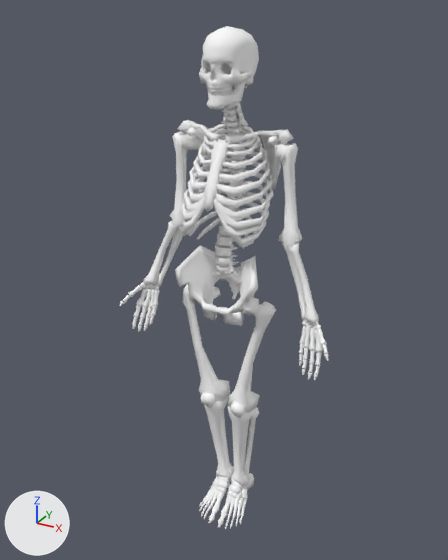
An edit to the glTF model client/public/assets/3d-models/skeleton_walk.glb, drawn before and after from the same camera.
Before and after are seen from a 50 mm lens placed at (19.2, -35.2, 40.4), pointed at (-0.6, 0.9, 22.3). Every picture has the same lights, and +X, +Y and +Z are marked at lower left. Both versions are drawn at frame 29 of the action 'WalkCycle'; the numbers are the values there.

Objects in the first picture: 'BONES_ARM.L', 'BONES_ARM.R', 'BONES_HEAD', 'BONES_LEG.L', 'BONES_LEG.R', 'BONES_PELVIS', 'BONES_RIBCAGE', 'BONES_SPINE'.
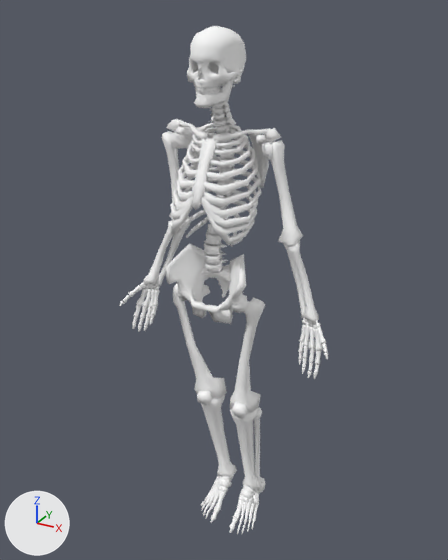
The edits, one by one:
Bone 'PIV_HIPS' (bone_piv_hips) moves from (0.0, 0.0, 0.0) to (0.8, -0.1, 0.1).
Bone 'HUMERUS.L' (bone_humerus_l) turns from (0, 8, -1) to (-10, 10, -9) degrees about its own x, y and z.
Bone 'MCH_forearm.L' (bone_mch_forearm_l) turns from (0, 0, 0) to (8, -1, 16) degrees about its own x, y and z.
Bone 'HAND.L' (bone_hand_l) turns from (0, -8, -1) to (-5, -11, -6) degrees about its own x, y and z.
Bone 'HUMERUS.R' (bone_humerus_r) turns from (1, -5, 0) to (7, -3, -5) degrees about its own x, y and z.
Bone 'RADIUS.R' (bone_radius_r) turns from (0, 0, 0) to (0, 0, 8) degrees about its own x, y and z.
Bone 'ULNA.R' (bone_ulna_r) turns from (0, 0, 1) to (0, 0, 8) degrees about its own x, y and z.
Bone 'MCH_forearm.R' (bone_mch_forearm_r) turns from (0, 0, 0) to (0, 0, 8) degrees about its own x, y and z.
Bone 'MCH_femur.R' (bone_mch_femur_r) turns from (0, -2, -1) to (1, -4, -4) degrees about its own x, y and z.
Bone 'MCH_femur.L' (bone_mch_femur_l) turns from (-1, 2, -1) to (-1, -1, -7) degrees about its own x, y and z.
Bone 'FOOT.L' (bone_foot_l) turns from (1, -1, 1) to (1, -3, -5) degrees about its own x, y and z.
Bone 'CONTROL_HIPS' (bone_control_hips) moves from (0.0, 0.0, 0.0) to (0.8, -0.1, 0.1).

Pixel boxes [x1, y1, x2, y2] of what changed, in the pictures (448 x 560 px):
'BONES_RIBCAGE', posed: before [181, 124, 273, 249]; after [170, 123, 261, 246]
'BONES_LEG.L', posed (36% narrower): before [218, 297, 276, 529]; after [229, 294, 266, 534]
'BONES_ARM.L', posed (12% wider): before [226, 129, 329, 380]; after [213, 128, 328, 379]
'BONES_PELVIS', posed: before [175, 245, 258, 326]; after [164, 243, 246, 324]
'BONES_HEAD', posed: before [199, 26, 259, 110]; after [187, 26, 246, 108]
'BONES_LEG.R', posed (25% wider): before [183, 284, 234, 523]; after [173, 283, 237, 523]
'BONES_ARM.R', posed (10% narrower): before [119, 120, 227, 332]; after [119, 119, 216, 332]
'BONES_SPINE', posed: before [215, 85, 253, 274]; after [204, 84, 243, 273]
bone 'PIV_HIPS', root to tip: before (219, 240) to (234, 296); after (208, 238) to (223, 294)
bone 'HUMERUS.L', root to tip: before (284, 152) to (291, 239); after (271, 150) to (292, 238)
bone 'MCH_forearm.L', root to tip: before (291, 239) to (311, 321); after (292, 238) to (311, 319)
bone 'HAND.L', root to tip: before (311, 321) to (312, 327); after (311, 319) to (311, 326)
bone 'HUMERUS.R', root to tip: before (184, 141) to (180, 220); after (173, 139) to (180, 219)
bone 'RADIUS.R', root to tip: before (180, 220) to (147, 283); after (180, 219) to (147, 283)
bone 'ULNA.R', root to tip: before (180, 220) to (156, 287); after (180, 219) to (156, 287)
bone 'MCH_forearm.R', root to tip: before (180, 220) to (152, 283); after (180, 219) to (152, 283)
bone 'MCH_femur.R', root to tip: before (196, 292) to (198, 308); after (185, 290) to (189, 307)
bone 'MCH_femur.L', root to tip: before (248, 305) to (247, 321); after (237, 303) to (238, 319)
bone 'FOOT.L', root to tip: before (240, 475) to (228, 512); after (251, 480) to (240, 517)
bone 'CONTROL_HIPS', root to tip: before (219, 240) to (234, 296); after (208, 238) to (223, 294)
